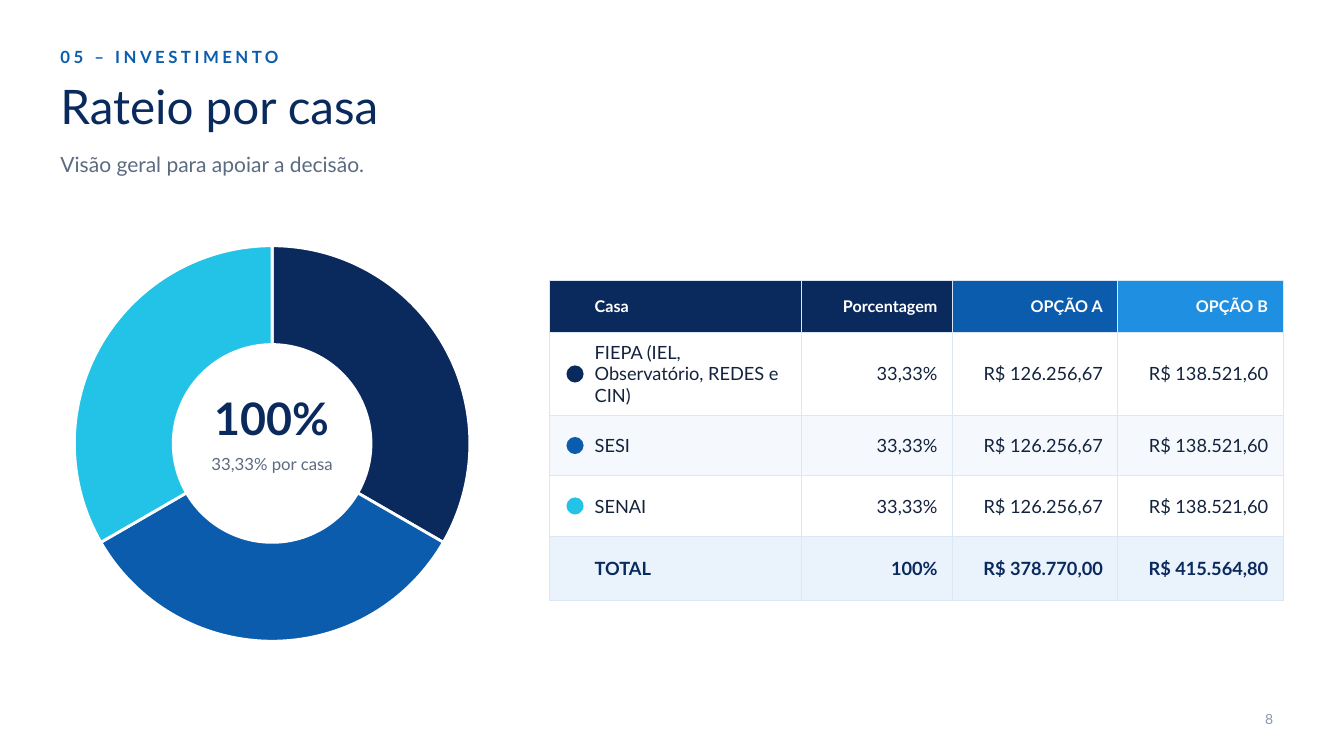
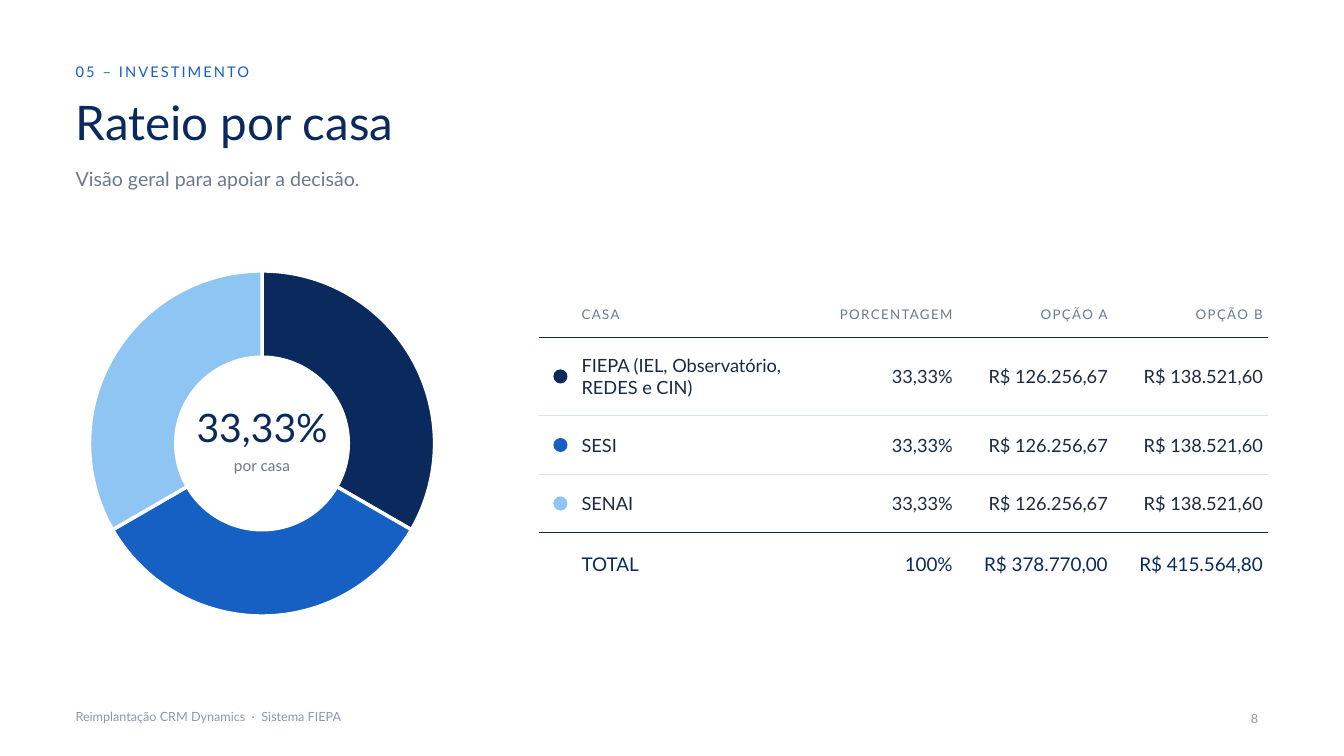
Before and after one commit to lucasmaiaws13-eng/for-desktop, a slide deck: slide 8 of apresentacao-crm-fiepa/Reimplantacao_CRM_Dynamics_FIEPA.pptx. Drawn at 1344x756 pixels with LibreOffice and Linux fonts; fonts in the diff are those of the drawing; background and template pictures are left out. Boxes give left, top, right and bottom in pixels: in the first picture for what was removed or moved away, otherwise in the second. Text is boxed around its words. In the diff, an @@ line names an element or a change of style, - is before the commit and + after.

```diff
--- a/apresentacao-crm-fiepa/Reimplantacao_CRM_Dynamics_FIEPA.pptx
+++ b/apresentacao-crm-fiepa/Reimplantacao_CRM_Dynamics_FIEPA.pptx
@@ text "05 – INVESTIMENTO": place and size @@
-text "05 – INVESTIMENTO" at (60,50,278,63)
+text "05 – INVESTIMENTO" at (76,66,95,77)
@@ text "05 – INVESTIMENTO" at (76,66,95,77): size 12 to 10.5 pt, text colour #0B5CAD to #1660C4, letter spacing 2.5 to 1.5 pt, bold off @@
@@ title "Rateio por casa": place and size @@
-title "Rateio por casa" at (60,89,379,132)
+title "Rateio por casa" at (76,105,394,148)
@@ text "Visão geral para apoiar a ...": place and size @@
-text "Visão geral para apoiar a ..." at (60,156,364,176)
+text "Visão geral para apoiar a ..." at (76,171,359,190)
@@ text "Visão geral para apoiar a ..." at (76,171,359,190): size 15 to 14 pt, text colour #5B6B82 to #6B7A90 @@
@@ doughnut chart at (76,257,449,630) @@
@@ colours of single points changed @@
@@ hole size changed @@
@@ lettering changed @@
@@ doughnut chart: place and size @@
-doughnut chart at (60,232,484,655)
+doughnut chart at (76,257,449,630)
@@ table at (539,292,1268,578) @@
-row 1, column 1: Casa
+row 1, column 1: CASA
-row 1, column 2: Porcentagem
+row 1, column 2: PORCENTAGEM
@@ fill #0A2A5E to none in 2 cells @@
@@ fill #0B5CAD to none in row 1, column 3 @@
@@ fill #1E8FE1 to none in row 1, column 4 @@
@@ fill #FFFFFF to none in 8 cells @@
@@ fill #F5F9FE to none in row 3 @@
@@ fill #EAF2FC to none in row 5 @@
@@ size 11.5 to 9.5 pt, text colour #FFFFFF to #6B7A90, letter spacing 0 to 1 pt in "OPÇÃO A", "OPÇÃO B" @@
@@ bold off in "OPÇÃO A", "OPÇÃO B", "TOTAL", "100%" and 2 more places @@
@@ text colour #14233D to #1B2A41 in "FIEPA (IEL, Observatório, REDES e CIN)", "33,33%", "R$ 126.256,67", "R$ 138.521,60" and 8 more places @@
@@ size 13 to 13.5 pt in "TOTAL", "100%", "R$ 378.770,00", "R$ 415.564,80" @@
@@ borders changed @@
@@ table: place and size @@
-table at (549,280,1284,582)
+table at (539,292,1268,578)
@@ ellipse: place and size @@
-ellipse at (567,365,584,382)
+ellipse at (554,370,568,384)
@@ text at (197,413,328,447): text changed; size 32 to 28 pt; bold off @@
-100%
+33,33%
@@ ellipse at (554,438,568,452): fill #0B5CAD to #1660C4 @@
@@ text at (234,463,290,474): text changed; size 12 to 11 pt; text colour #5B6B82 to #6B7A90 @@
-33,33% por casa
+por casa
@@ 2 ellipses, 1 page number: place and size @@
-2 ellipses, 1 page number at (567,437,1273,724)
+2 ellipses, 1 page number at (554,438,1258,723)
@@ ellipse at (554,496,568,510): fill #22C3E6 to #8EC5F2 @@
@@ text added at (76,712,341,723), 9 pt, text #8C99AD @@
+Reimplantação CRM Dynamics · Sistema FIEPA
@@ page number at (1251,714,1258,723): size 10 to 9 pt, text colour #8A99AF to #8C99AD @@
```
Also in this commit, not shown: 9 other slides changed, 9 other files.
